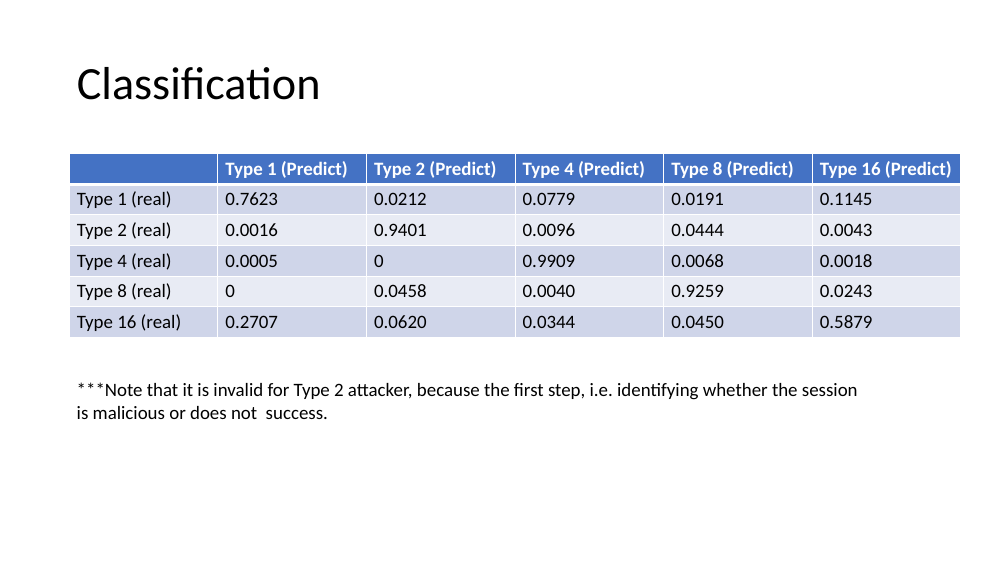
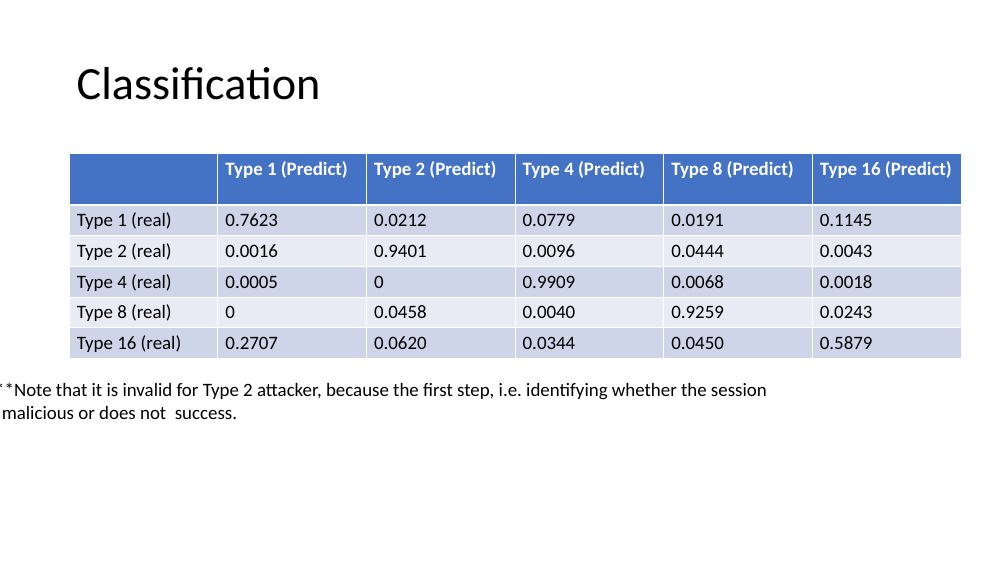
Before and after one commit to liangwangENST/SR2I208-Detection-Malicious-data, a slide deck: slide 12 of slide/Presentation.pptx (slide 10 before the commit). Drawn at 1008x567 pixels with LibreOffice and Linux fonts; fonts in the diff are those of the drawing. Boxes give left, top, right and bottom in pixels: in the first picture for what was removed or moved away, otherwise in the second. Text is boxed around its words. In the diff, an @@ line names an element or a change of style, - is before the commit and + after.

```diff
--- a/slide/Presentation.pptx
+++ b/slide/Presentation.pptx
@@ table at (x1=70, y1=154, x2=963, y2=356) @@
@@ fill #CFD5EA to #CFD5E9 in 18 cells @@
@@ fill #E9EBF5 to #E8EBF4 in 12 cells @@
@@ borders changed @@
@@ text "***Note that it is invalid ..." rewrapped from (x1=77, y1=382, x2=858, y2=419) to (x1=0, y1=382, x2=767, y2=419) @@
```
Also in this commit, not shown: 2 other slides changed, 3 slides added, 1 slide removed, 1 other file.
